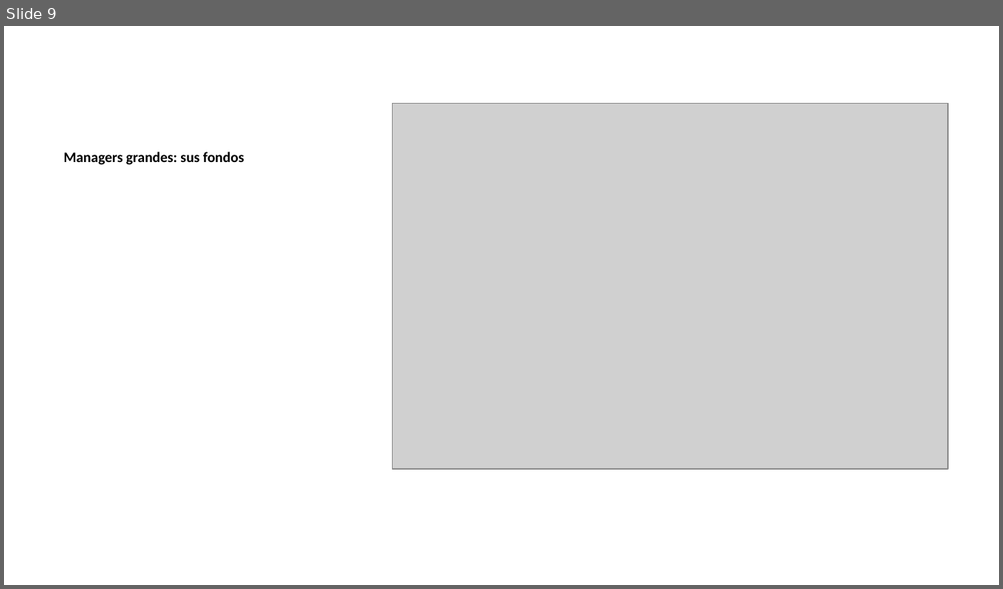
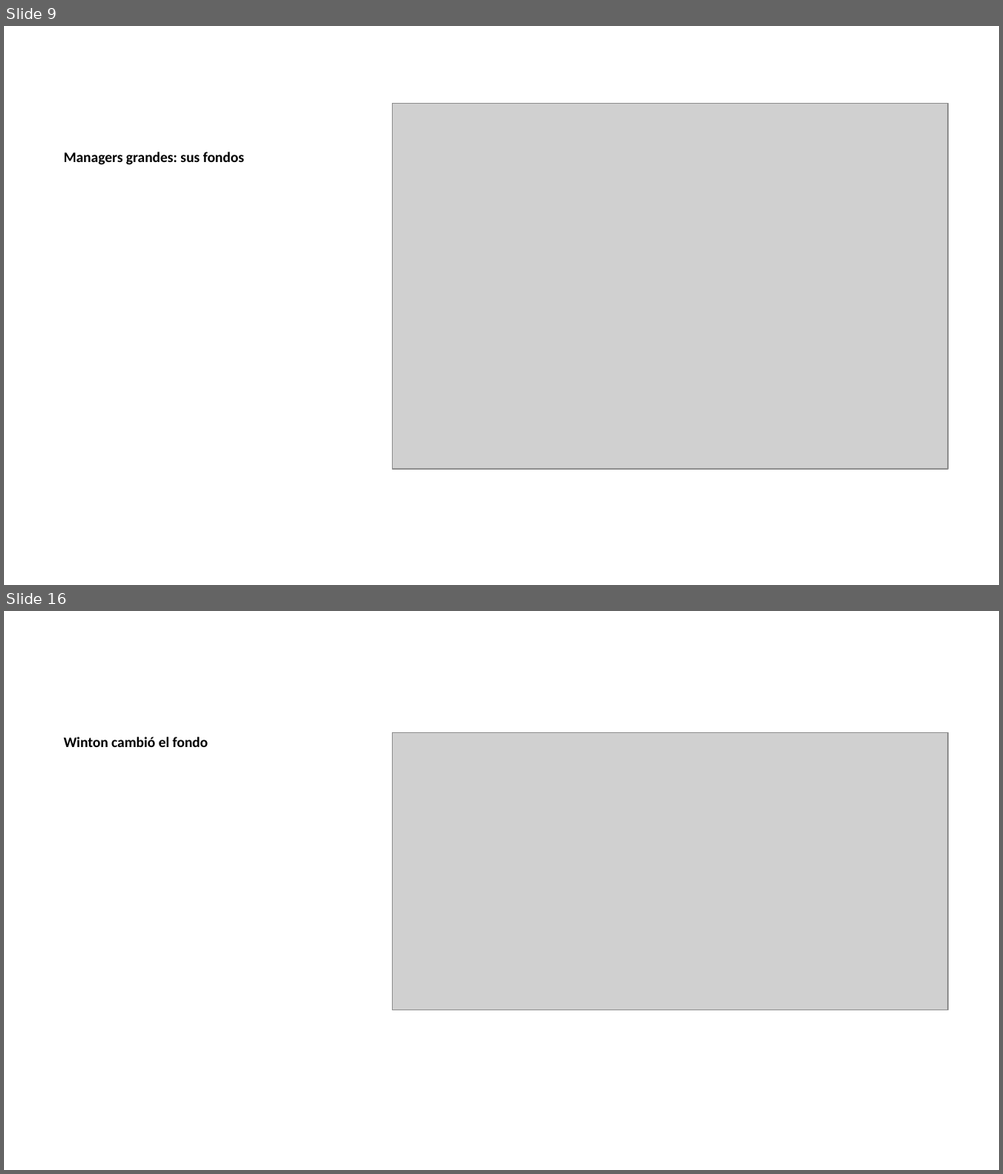
Before and after one commit to cordura21/Trading-bloque, a slide deck: presentations/powerpoint output.pptx. Shown one above the other, each under a label of ours: slide 9 before the commit, slides 9 and 16 after it; the slides between them are not shown. The pictures are 1003x589 and 1003x1174 pixels, drawn with LibreOffice and Linux fonts; fonts in the diff are those of the drawing; grey boxes stand for pictures. Boxes give left, top, right and bottom in pixels: in the first picture for what was removed or moved away, otherwise in the second. Text is boxed around its words. In the diff, an @@ line names an element or a change of style, - is before the commit and + after.

```diff
--- a/presentations/powerpoint output.pptx
+++ b/presentations/powerpoint output.pptx
@@ slide 16 added at (4,611,999,1170), background #FFFFFF @@
@@ text added at (64,737,208,747), 10.5 pt, text #000000, bold @@
+Winton cambió el fondo
@@ picture added at (392,732,947,1010) @@
```
Also in this commit, not shown: 7 other slides added, 1 slide removed, 3 other files.
